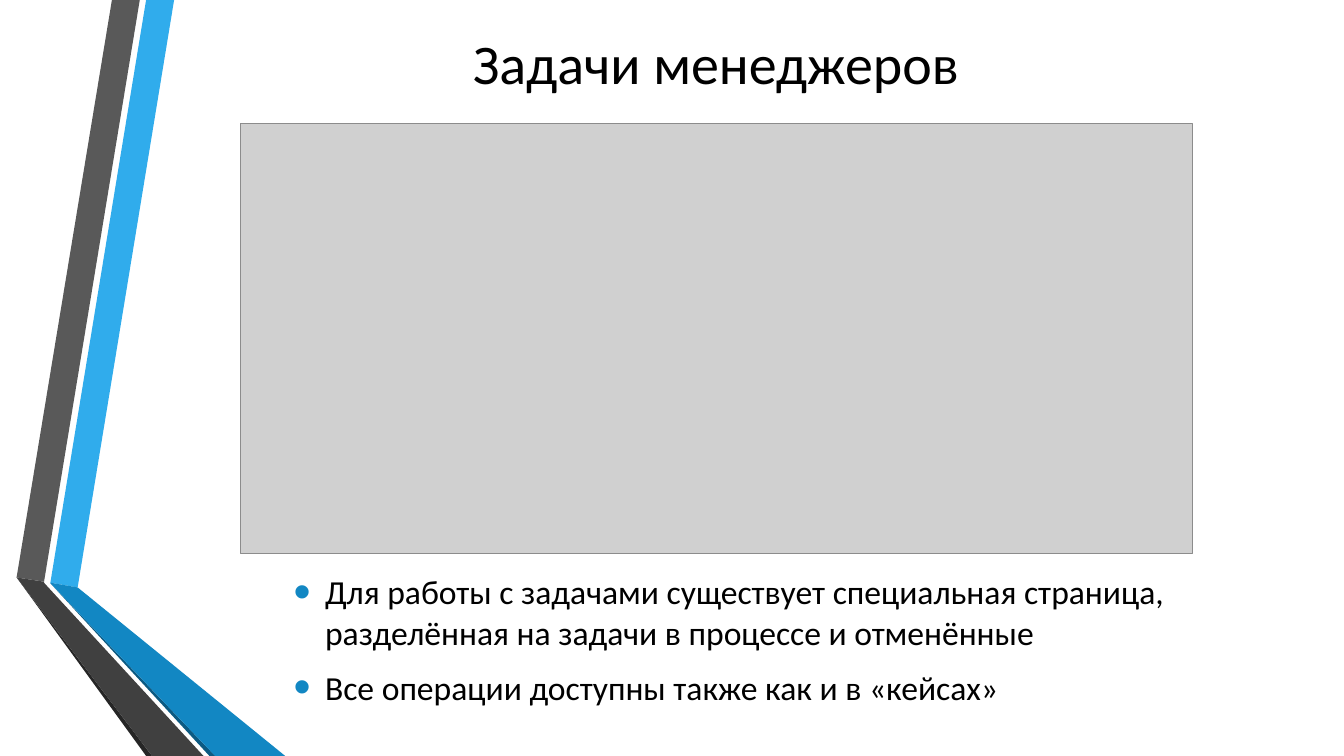
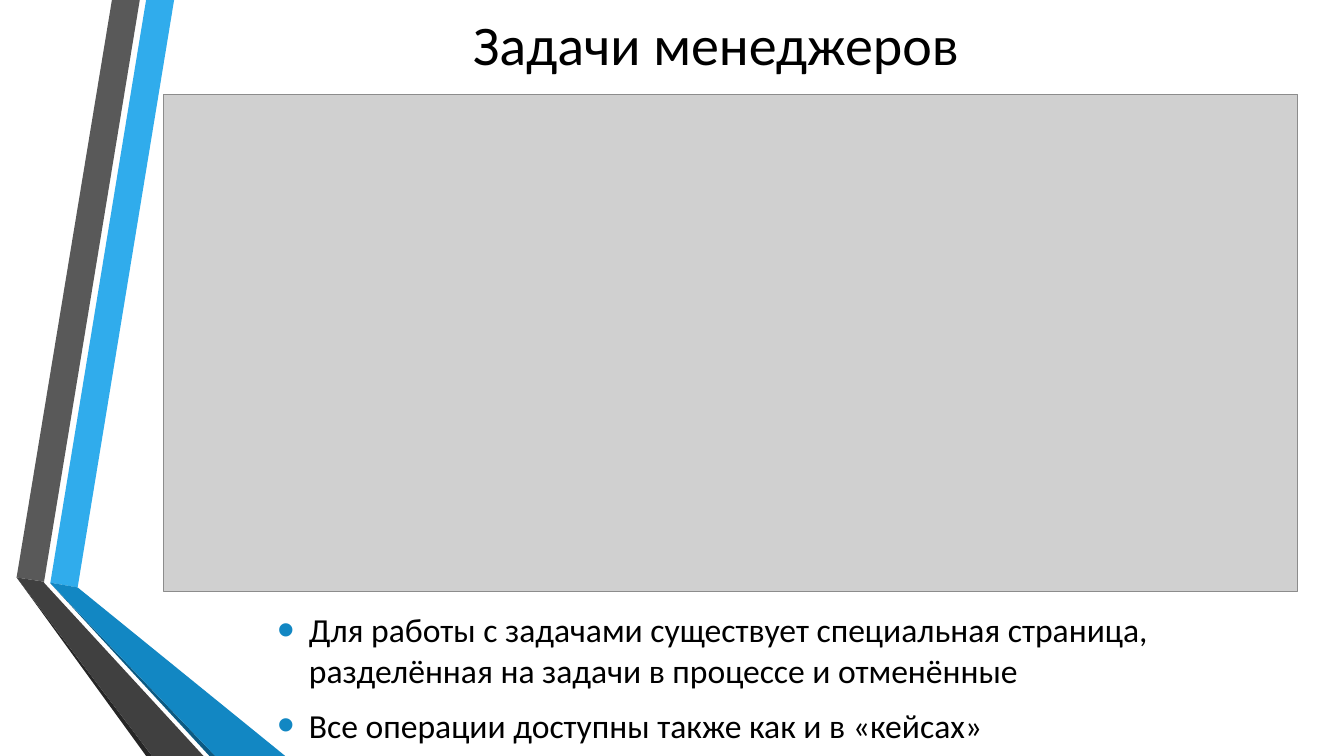
Before and after one commit to Yaroher2442/diplom-dev, a slide deck: slide 13 of diplom_preza.pptx. Drawn at 1344x756 pixels with LibreOffice and Linux fonts; fonts in the diff are those of the drawing; grey boxes stand for pictures; background and template pictures are left out. Boxes give left, top, right and bottom in pixels: in the first picture for what was removed or moved away, otherwise in the second. Text is boxed around its words. In the diff, an @@ line names an element or a change of style, - is before the commit and + after.

```diff
--- a/diplom_preza.pptx
+++ b/diplom_preza.pptx
@@ title "Задачи менеджеров": place and size @@
-title "Задачи менеджеров" at (473, 47, 958, 94)
+title "Задачи менеджеров" at (473, 28, 958, 75)
@@ picture: place and size @@
-picture at (241, 124, 1193, 554)
+picture at (163, 94, 1298, 591)
@@ text "Для работы с задачами существует ...": place and size @@
-text "Для работы с задачами существует ..." at (325, 581, 1164, 706)
+text "Для работы с задачами существует ..." at (309, 619, 1148, 744)
```
Also in this commit, not shown: 9 other slides changed, 1 slide removed, 1 other file.
